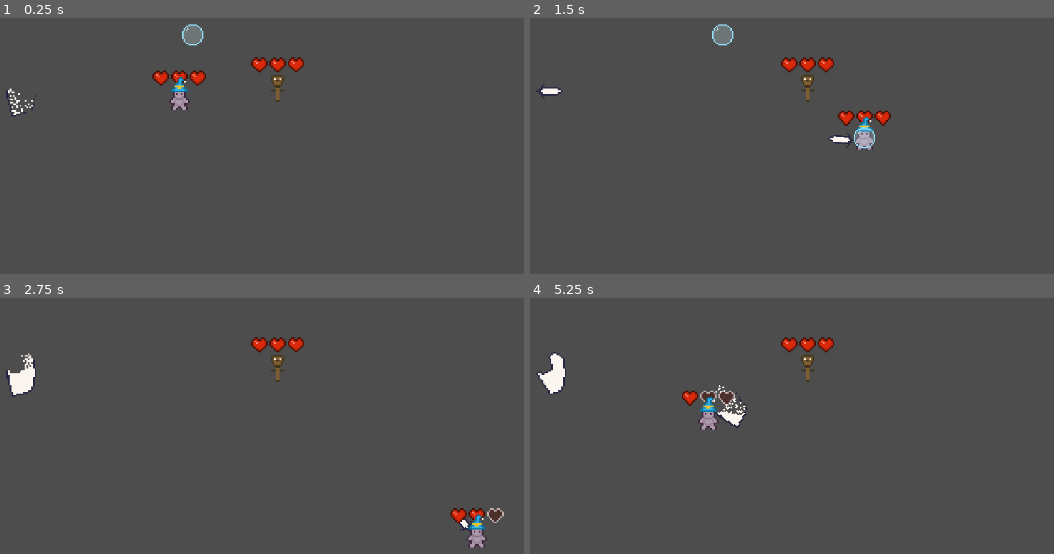
Above: before the commit, frames 1-4 (two rows, left to right).
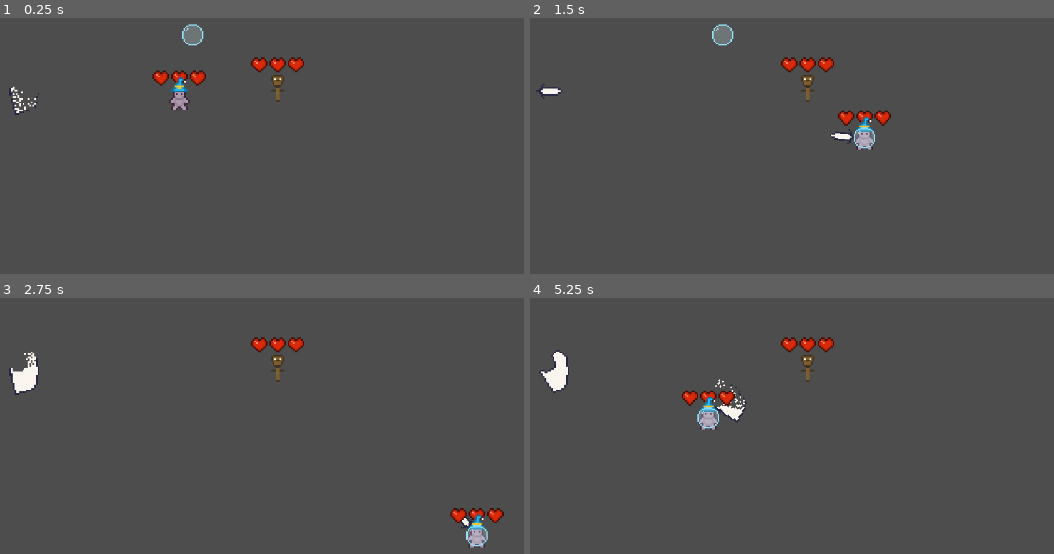
Above: after the commit, the same moments.

Repository: SamuelAlves-23/multiclassing
Game: Godot game, scene res://arena.tscn
Two runs of this game, one before a commit and one after it. Both use one fixed random seed, a clock stepped at 60 frames per second and the inputs below.
Inputs (mouse positions are in pixels of both pictures, inside the frame that each line leads up to):
- Up to frame 1 (0.25 s): no input
- Up to frame 2 (1.5 s): move the mouse to (891, 69) at 0.52 s; press the mouse at (891, 69) at 0.53 s; hold D (move_right) 0.53-1.28 s; move the mouse to (556, 112) at 1.27 s; release the mouse at (556, 112) at 1.28 s; hold S (move_down) from 1.28 s (still down); right-click (556, 112) at 1.35 s
- Up to frame 3 (2.75 s): move the mouse to (outside the picture) at 2.02 s; release S (move_down) at 2.03 s; press the mouse at (outside the picture) at 2.03 s; hold D (move_right) from 2.03 s (still down)
- Up to frame 4 (5.25 s): move the mouse to (676, 461) at 2.77 s; release D (move_right) at 2.78 s; release the mouse at (676, 461) at 2.78 s; hold W (move_up) 2.78-3.53 s; right-click (676, 461) at 2.85 s; move the mouse to (954, 438) at 3.52 s; press the mouse at (954, 438) at 3.53 s; hold A (move_left) 3.53-5.03 s; move the mouse to (outside the picture) at 4.27 s; release the mouse at (outside the picture) at 4.28 s; right-click (outside the picture) at 4.35 s; move the mouse to (755, 372) at 5.02 s; press the mouse at (755, 372) at 5.03 s; hold S (move_down) from 5.03 s (still down)

The runs differ from the first frame. In frame 1, 0.3% of the frame differs, in the area x 1-8%, y 26-39%; in frame 2, 0.2%; in frame 3, 0.8%; in frame 4, 1.2%, in the area x 1-42%, y 20-52%.

Commit message:
Corregidas colisiones propias

Diff:
--- a/equipment/weapons/sword.tscn
+++ b/equipment/weapons/sword.tscn
@@ -123,7 +123,6 @@
 height = 23.799
 
 [node name="Sword" type="Node2D"]
-position = Vector2(0.909359, 0)
 script = ExtResource("1_vn4aw")
 
 [node name="Sprite2D" type="Sprite2D" parent="."]
@@ -139,15 +138,14 @@
 
 [node name="AttackSprite" type="Sprite2D" parent="."]
 visible = false
-position = Vector2(14.2154, 1.17052)
+position = Vector2(16, 0)
 texture = ExtResource("3_v6l4n")
 hframes = 5
 
 [node name="Hitbox" parent="." instance=ExtResource("4_pel8t")]
-position = Vector2(14.388, -0.419509)
+position = Vector2(16, 0)
 
 [node name="CollisionShape2D" parent="Hitbox" index="0"]
-position = Vector2(-0.303114, 1.43982)
 shape = SubResource("CapsuleShape2D_beglp")
 disabled = true
 
--- a/player/player.tscn
+++ b/player/player.tscn
@@ -24,7 +24,6 @@
 shape = SubResource("RectangleShape2D_rkbax")
 
 [node name="WeaponHolder" type="Node2D" parent="."]
-position = Vector2(0, 2)
 
 [node name="Health" parent="." instance=ExtResource("3_g1dw6")]
 position = Vector2(0, -7)
